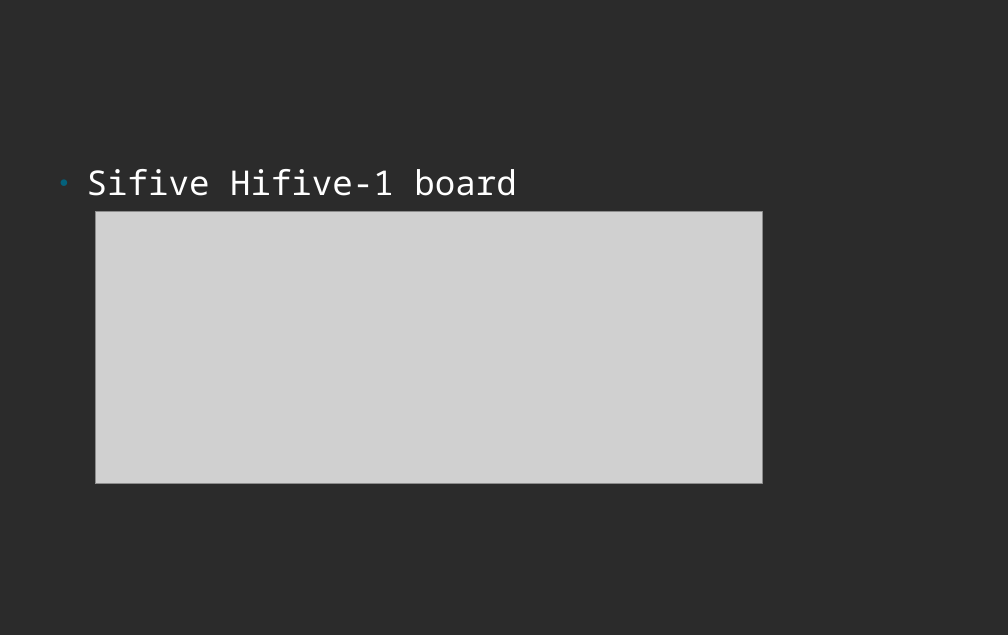
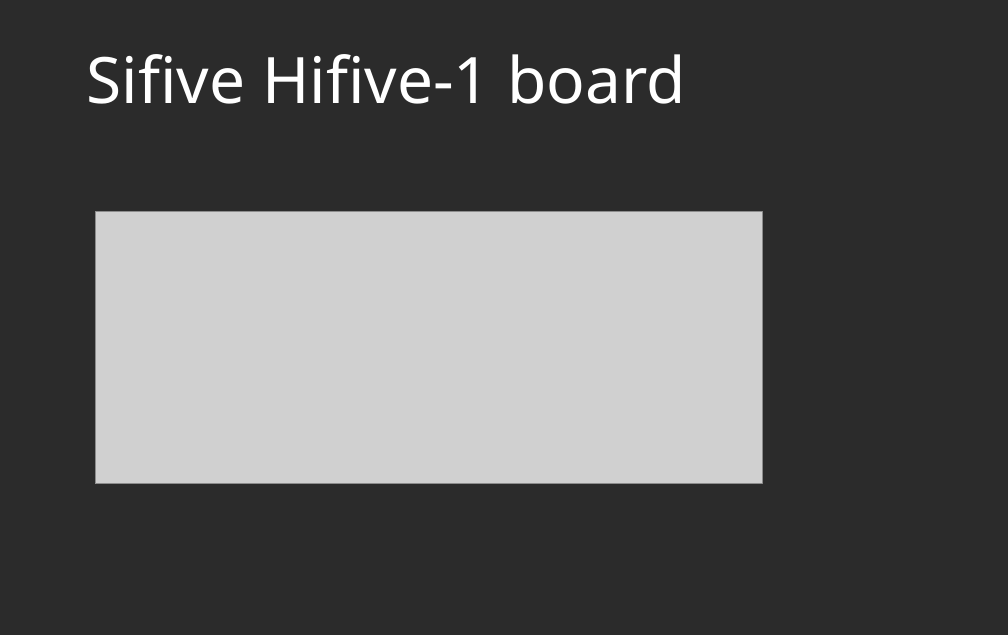
Before and after one commit to murthuja1708/desd_class, a slide deck: slide 29 of RISCV.odp (slide 27 before the commit). Drawn at 1008x635 pixels with LibreOffice and Linux fonts; fonts in the diff are those of the drawing; grey boxes stand for pictures; background and template pictures are left out; a plain dark background stands for a picture behind light text. Boxes give left, top, right and bottom in pixels: in the first picture for what was removed or moved away, otherwise in the second. Text is boxed around its words. In the diff, an @@ line names an element or a change of style, - is before the commit and + after.

```diff
--- a/RISCV.odp
+++ b/RISCV.odp
@@ title "Sifive Hifive-1 board": place and size @@
-title "Sifive Hifive-1 board" at [87,169,516,196]
+title "Sifive Hifive-1 board" at [87,54,686,104]
@@ title "Sifive Hifive-1 board" at [87,54,686,104]: size 32 to 60 pt, font Noto Sans Mono to Noto Sans; bullet ● to none; vertical alignment top to bottom @@
```
Also in this commit, not shown: 1 other slide changed, 4 slides added, 2 slides removed.
